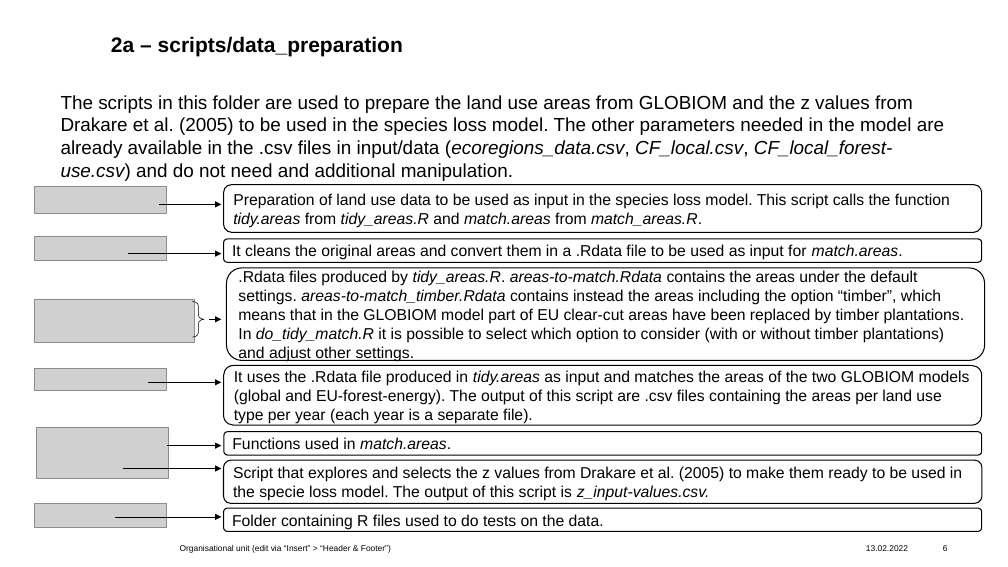
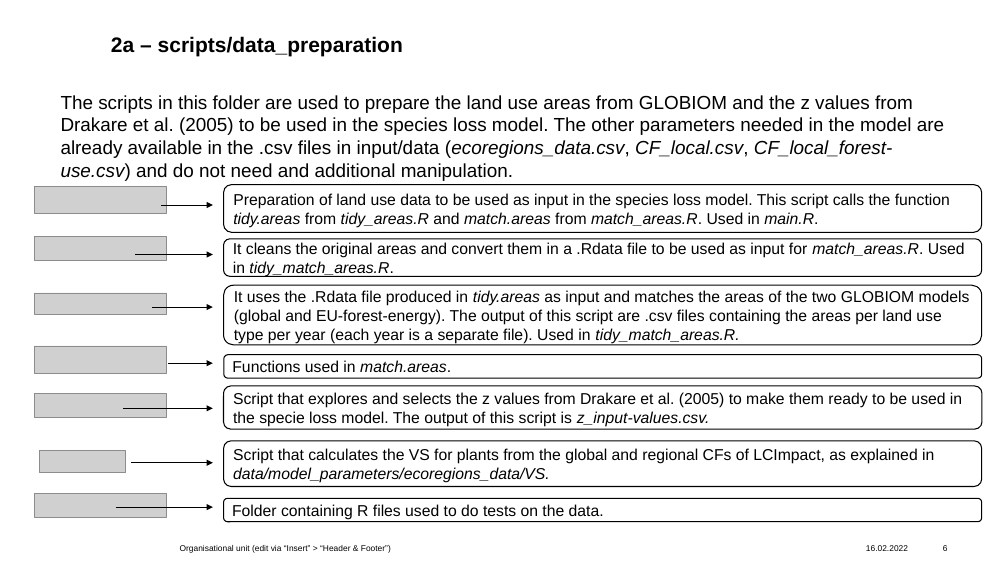
Before and after one commit to francesca-git/EU28-ForestMng-Climate, a slide deck: slide 6 of 20220210_folder_script_structure.pptx. Drawn at 1008x567 pixels with LibreOffice and Linux fonts; fonts in the diff are those of the drawing; grey boxes stand for pictures; background and template pictures are left out. Boxes give left, top, right and bottom in pixels: in the first picture for what was removed or moved away, otherwise in the second. Text is boxed around its words. In the diff, an @@ line names an element or a change of style, - is before the commit and + after.

```diff
--- a/20220210_folder_script_structure.pptx
+++ b/20220210_folder_script_structure.pptx
@@ arrow moved from (159, 204) - (222, 204) to (161, 205) - (213, 205) @@
@@ text in rounded rectangle at [233, 193, 950, 228]: text changed @@
-Preparation of land use data to be used as input in the species loss model. This script calls the function tidy.areas from tidy_areas.R and match.areas from match_areas.R.
+Preparation of land use data to be used as input in the species loss model. This script calls the function tidy.areas from tidy_areas.R and match.areas from match_areas.R. Used in main.R.
@@ rounded rectangle "It cleans the original areas ...": place and size @@
-rounded rectangle "It cleans the original areas ..." at [224, 239, 982, 262]
+rounded rectangle "It cleans the original areas ..." at [224, 239, 982, 277]
@@ arrow moved from (128, 254) - (222, 254) to (135, 255) - (213, 255) @@
@@ rounded rectangle removed at [227, 268, 985, 360] @@
-.Rdata files produced by tidy_areas.R. areas-to-match.Rdata contains the areas under the default settings. areas-to-match_timber.Rdata contains instead the areas including the option “timber”, which means that in the GLOBIOM model part of EU clear-cut areas have been replaced by timber plantations. In do_tidy_match.R it is possible to select which option to consider (with or without timber plantations) and adjust other settings.
@@ text in rounded rectangle at [233, 242, 965, 277]: text changed @@
-It cleans the original areas and convert them in a .Rdata file to be used as input for match.areas.
+It cleans the original areas and convert them in a .Rdata file to be used as input for match_areas.R. Used in tidy_match_areas.R.
@@ picture removed at [35, 299, 194, 342] @@
@@ rounded rectangle "It uses the .Rdata file ...": place and size @@
-rounded rectangle "It uses the .Rdata file ..." at [224, 365, 982, 425]
+rounded rectangle "It uses the .Rdata file ..." at [224, 285, 982, 345]
@@ text in rounded rectangle at [234, 290, 970, 344]: text changed @@
-It uses the .Rdata file produced in tidy.areas as input and matches the areas of the two GLOBIOM models (global and EU-forest-energy). The output of this script are .csv files containing the areas per land use type per year (each year is a separate file).
+It uses the .Rdata file produced in tidy.areas as input and matches the areas of the two GLOBIOM models (global and EU-forest-energy). The output of this script are .csv files containing the areas per land use type per year (each year is a separate file). Used in tidy_match_areas.R.
@@ arrow moved from (147, 383) - (222, 383) to (152, 307) - (213, 307) @@
@@ right brace removed at [193, 302, 205, 337] @@
@@ arrow removed from (209, 319) to (222, 319) @@
@@ picture: place and size @@
-picture at [37, 427, 169, 478]
+picture at [35, 346, 167, 374]
@@ 2 rounded rectangles, 1 picture: place and size @@
-2 rounded rectangles, 1 picture at [35, 369, 982, 504]
+2 rounded rectangles, 1 picture at [35, 293, 982, 430]
@@ arrow moved from (167, 446) - (222, 446) to (169, 363) - (213, 363) @@
@@ picture added at [35, 393, 167, 417] @@
@@ arrow moved from (123, 469) - (222, 469) to (123, 408) - (213, 408) @@
@@ rounded rectangle added at [224, 441, 982, 486], fill #FFFFFF, outline #000000 1 pt, 15 pt, text #000000 @@
+Script that calculates the VS for plants from the global and regional CFs of LCImpact, as explained in data/model_parameters/ecoregions_data/VS.
@@ picture added at [39, 451, 126, 473] @@
@@ arrow added from (132, 463) to (213, 463), #000000 0.5 pt @@
@@ picture: place and size @@
-picture at [35, 504, 167, 527]
+picture at [35, 494, 167, 517]
@@ arrow moved from (115, 517) - (222, 517) to (116, 507) - (213, 507) @@
@@ rounded rectangle "Folder containing R files used ...": place and size @@
-rounded rectangle "Folder containing R files used ..." at [224, 508, 982, 532]
+rounded rectangle "Folder containing R files used ..." at [224, 498, 982, 522]
```
Also in this commit, not shown: 7 other slides changed, 3 slides added, 1 slide removed, 2 other files.
